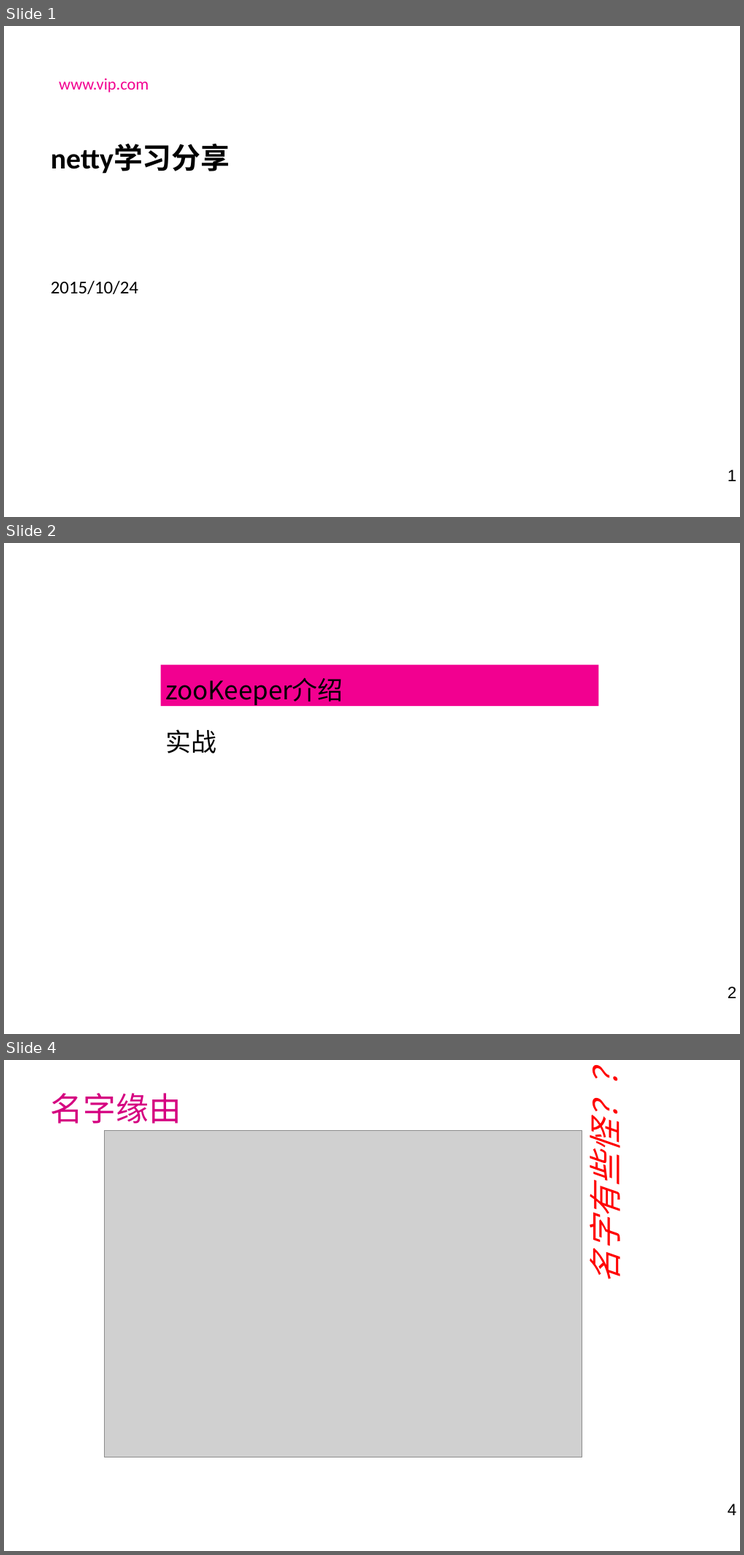
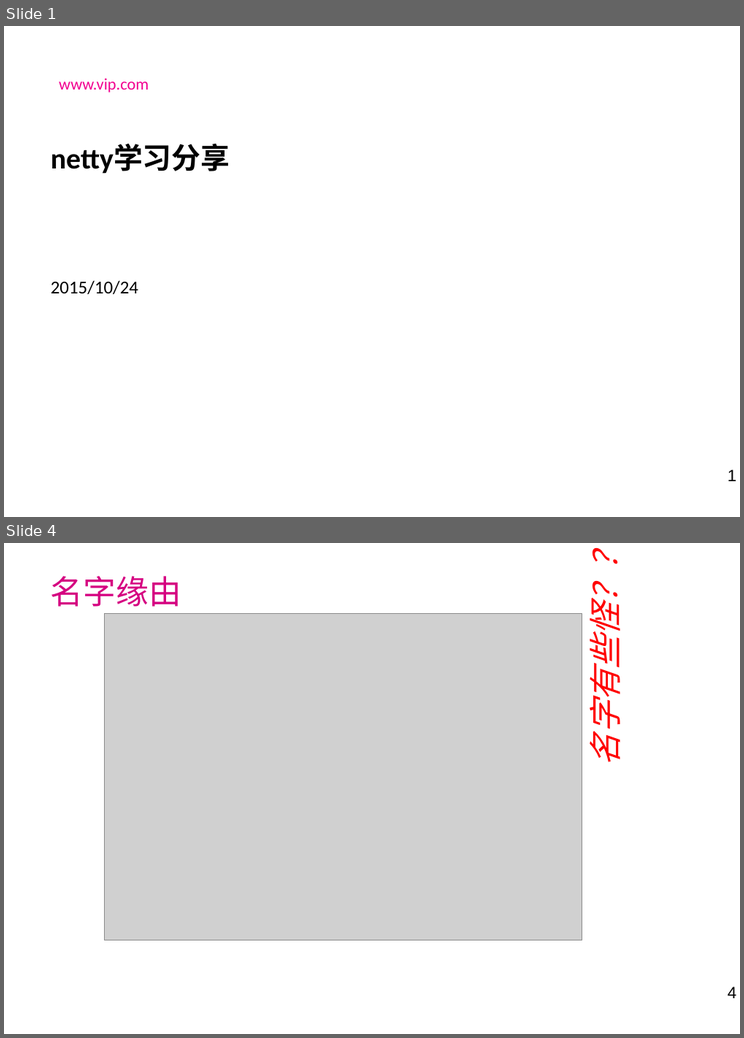
Before and after one commit to laienliang/netty-demo, a slide deck: doc/netty学习分享.ppt. Shown one above the other, each under a label of ours: slides 1, 2 and 4 before the commit, slides 1 and 4 after it; the slides between them are not shown. The pictures are 744x1555 and 744x1038 pixels, drawn with LibreOffice and Linux fonts; fonts in the diff are those of the drawing; grey boxes stand for pictures; background and template pictures are left out. Boxes give left, top, right and bottom in pixels: in the first picture for what was removed or moved away, otherwise in the second. Text is boxed around its words. In the diff, an @@ line names an element or a change of style, - is before the commit and + after.

```diff
--- a/doc/netty学习分享.ppt
+++ b/doc/netty学习分享.ppt
@@ slide 2 removed at box(4, 543, 740, 1034), background picture (left out); not listed: 1 template element that a slide beside it also shows @@
@@ rectangle removed at box(161, 665, 598, 706) @@
@@ text removed at box(165, 677, 343, 753) @@
-zooKeeper介绍
-实战
```
Also in this commit, not shown: 9 slides changed, 1 slide added, 2 other files.
